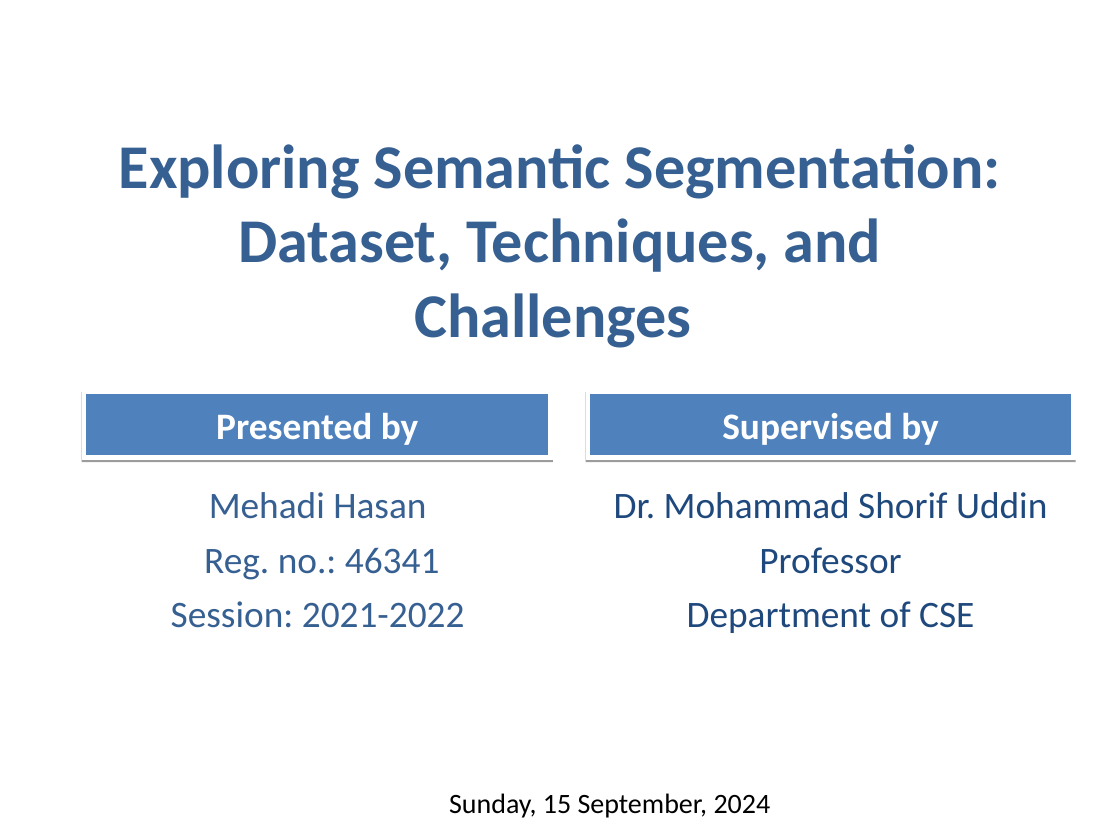
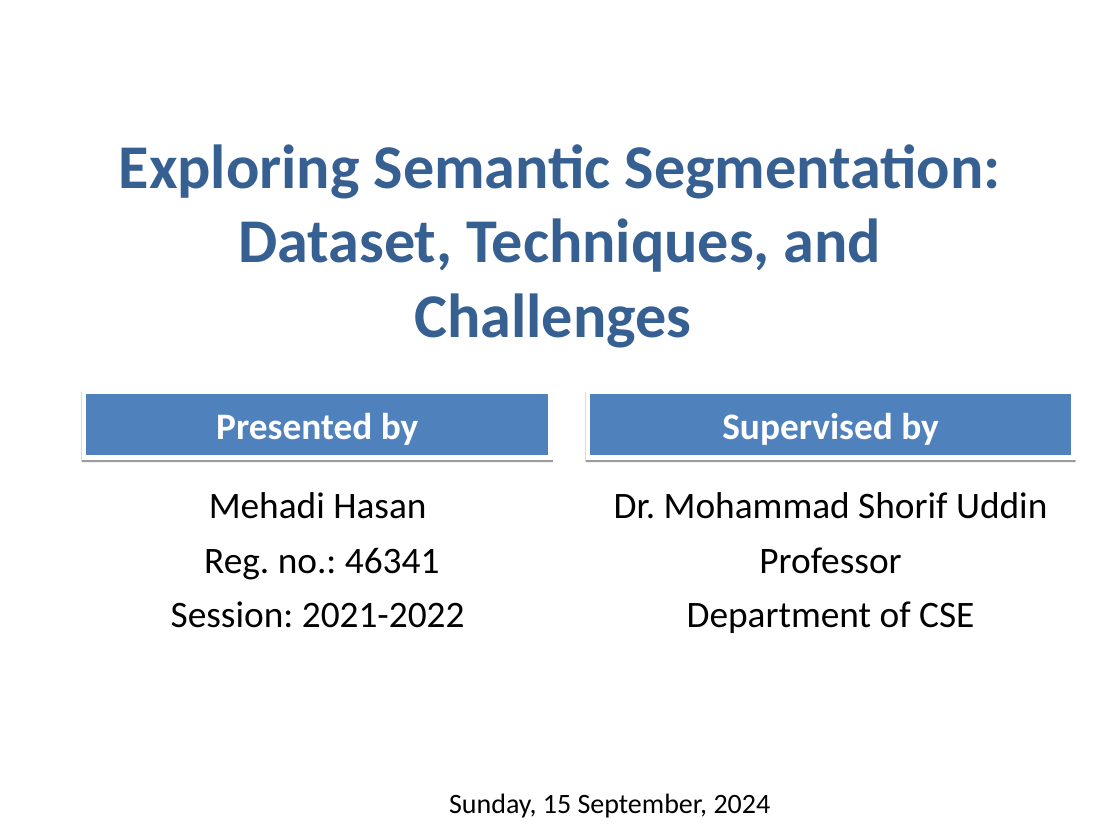
Before and after one commit to NAYANCSE27/msc-project, a slide deck: slide 1 of 9_PresentationTemplate_MscProject_CSE-057443.ppt. Drawn at 1120x840 pixels with LibreOffice and Linux fonts; fonts in the diff are those of the drawing; background and template pictures are left out. Boxes give left, top, right and bottom in pixels: in the first picture for what was removed or moved away, otherwise in the second. Text is boxed around its words. In the diff, an @@ line names an element or a change of style, - is before the commit and + after.

```diff
--- a/9_PresentationTemplate_MscProject_CSE-057443.ppt
+++ b/9_PresentationTemplate_MscProject_CSE-057443.ppt
@@ subtitle "Mehadi Hasan" at [171, 492, 465, 628]: text colour #376092 to #000000 @@
@@ text "Dr. Mohammad Shorif Uddin" at [614, 492, 1047, 633]: text colour #1F497D to #000000 @@
```
Also in this commit, not shown: 1 other slide changed, 9 slides added.
